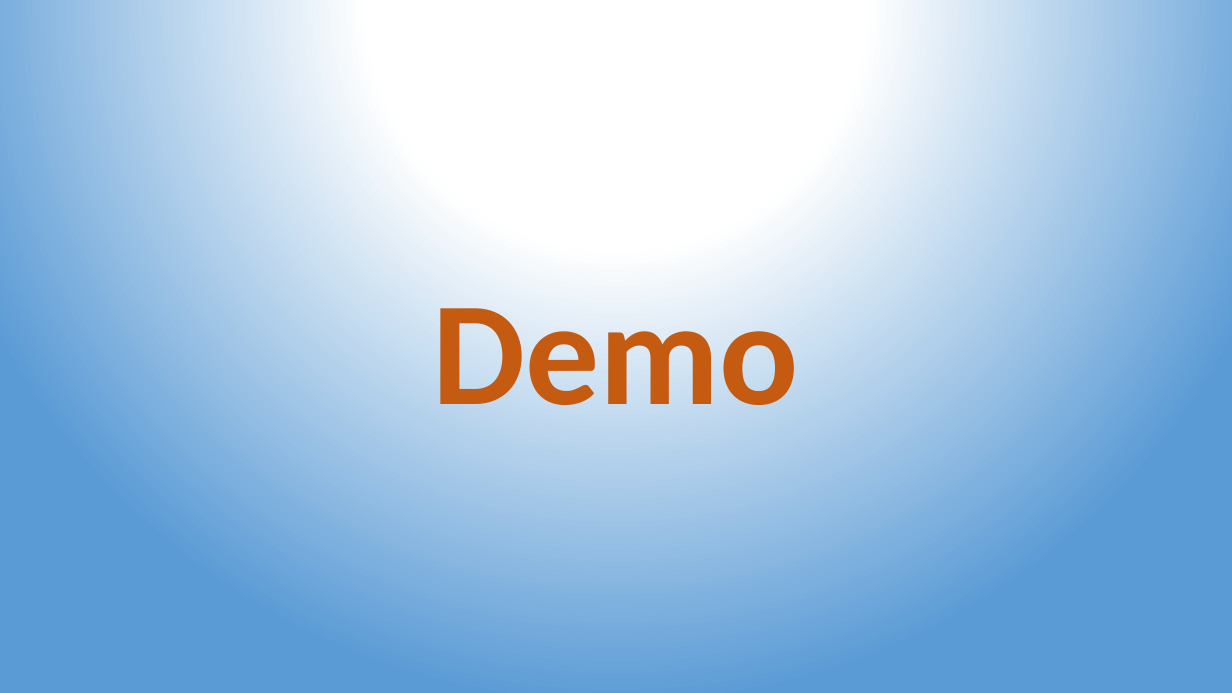
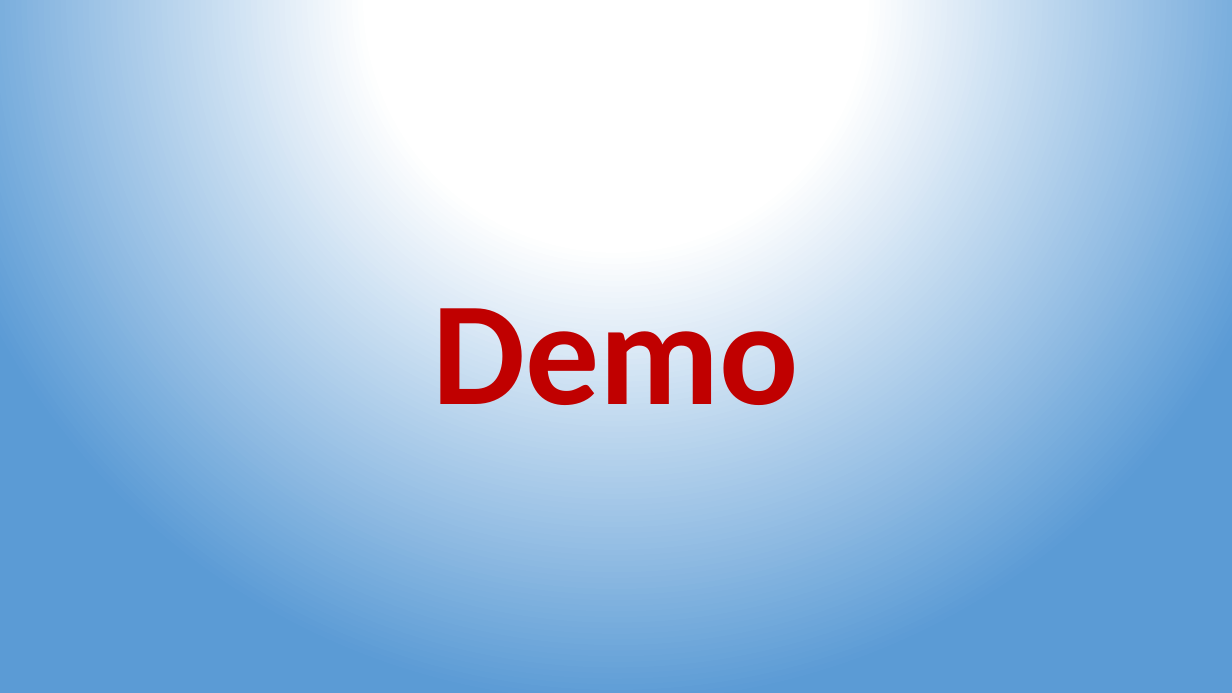
Before and after one commit to glasgow18/team-3, a slide deck: slide 3 of Presentation.pptx. Drawn at 1232x693 pixels with LibreOffice and Linux fonts; fonts in the diff are those of the drawing. Boxes give left, top, right and bottom in pixels: in the first picture for what was removed or moved away, otherwise in the second. Text is boxed around its words. In the diff, an @@ line names an element or a change of style, - is before the commit and + after.

```diff
--- a/Presentation.pptx
+++ b/Presentation.pptx
@@ text "Demo" at (x1=433, y1=282, x2=799, y2=405): text colour #C55A11 to #C00000, letter outline #F4B183 1.75 pt to #FFD966 1.75 pt @@
```
Also in this commit, not shown: 1 other slide changed, 4 other files.
